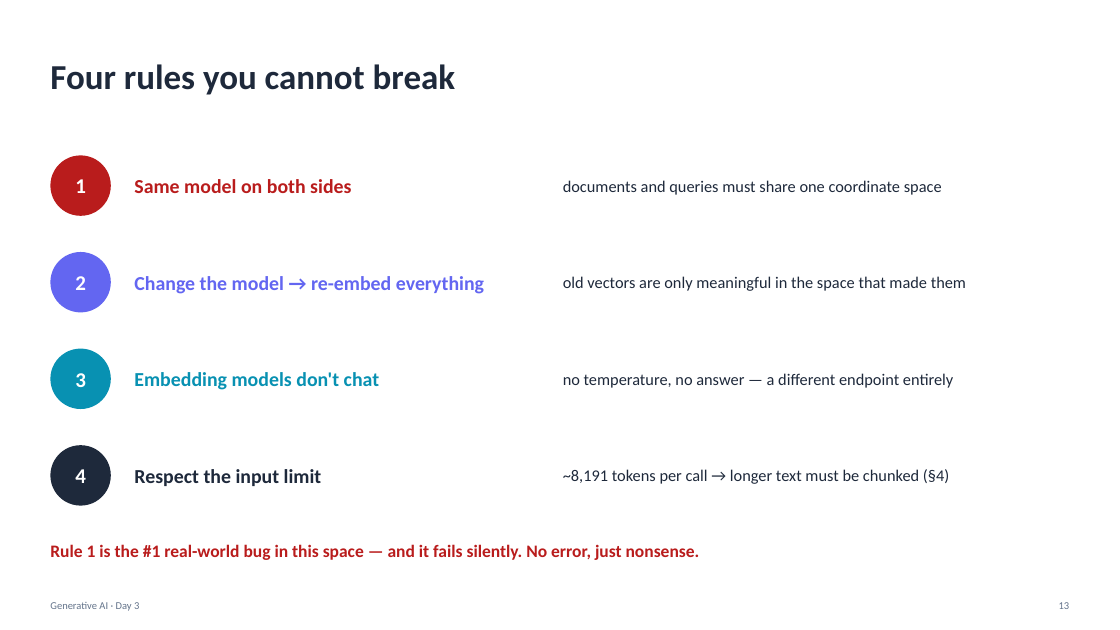
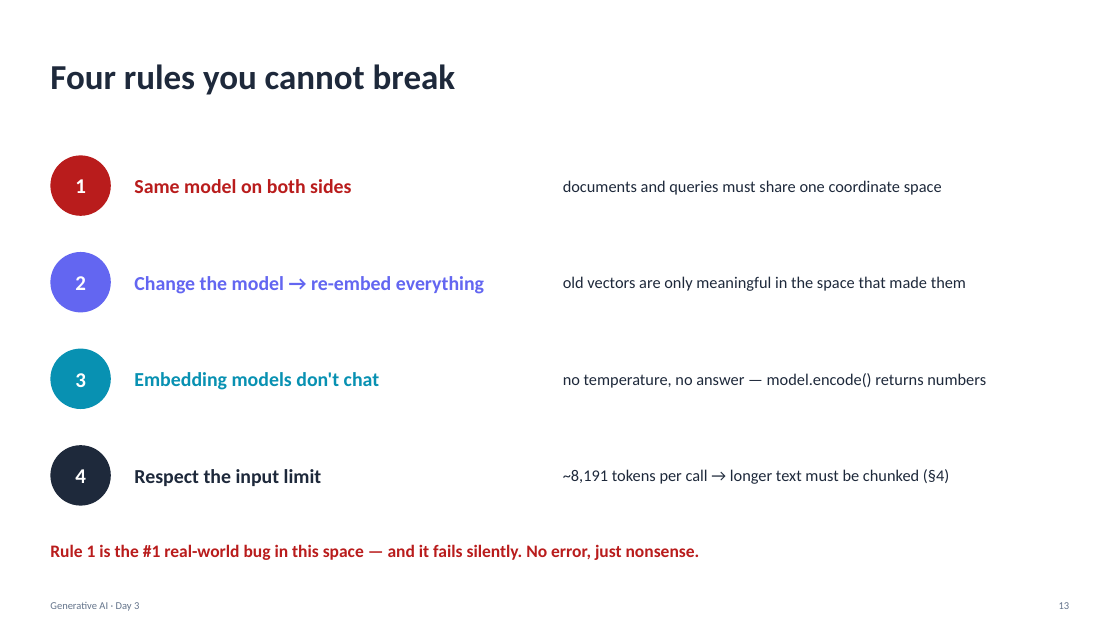
Before and after one commit to Poorit-Technologies/lpu-training, a slide deck: slide 13 of generative-ai/slides/Day03_GenAI.pptx. Drawn at 1120x630 pixels with LibreOffice and Linux fonts; fonts in the diff are those of the drawing. Boxes give left, top, right and bottom in pixels: in the first picture for what was removed or moved away, otherwise in the second. Text is boxed around its words. In the diff, an @@ line names an element or a change of style, - is before the commit and + after.

```diff
--- a/generative-ai/slides/Day03_GenAI.pptx
+++ b/generative-ai/slides/Day03_GenAI.pptx
@@ text at (563, 373, 986, 388): text changed @@
-no temperature, no answer — a different endpoint entirely
+no temperature, no answer — model.encode() returns numbers
```
Also in this commit, not shown: 9 other slides changed, 2 other files.
